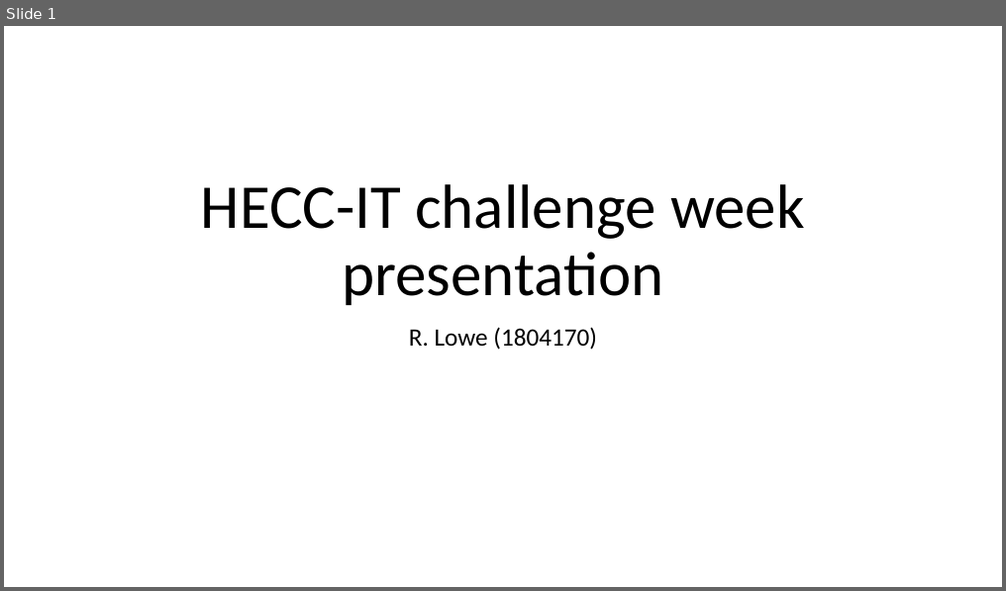
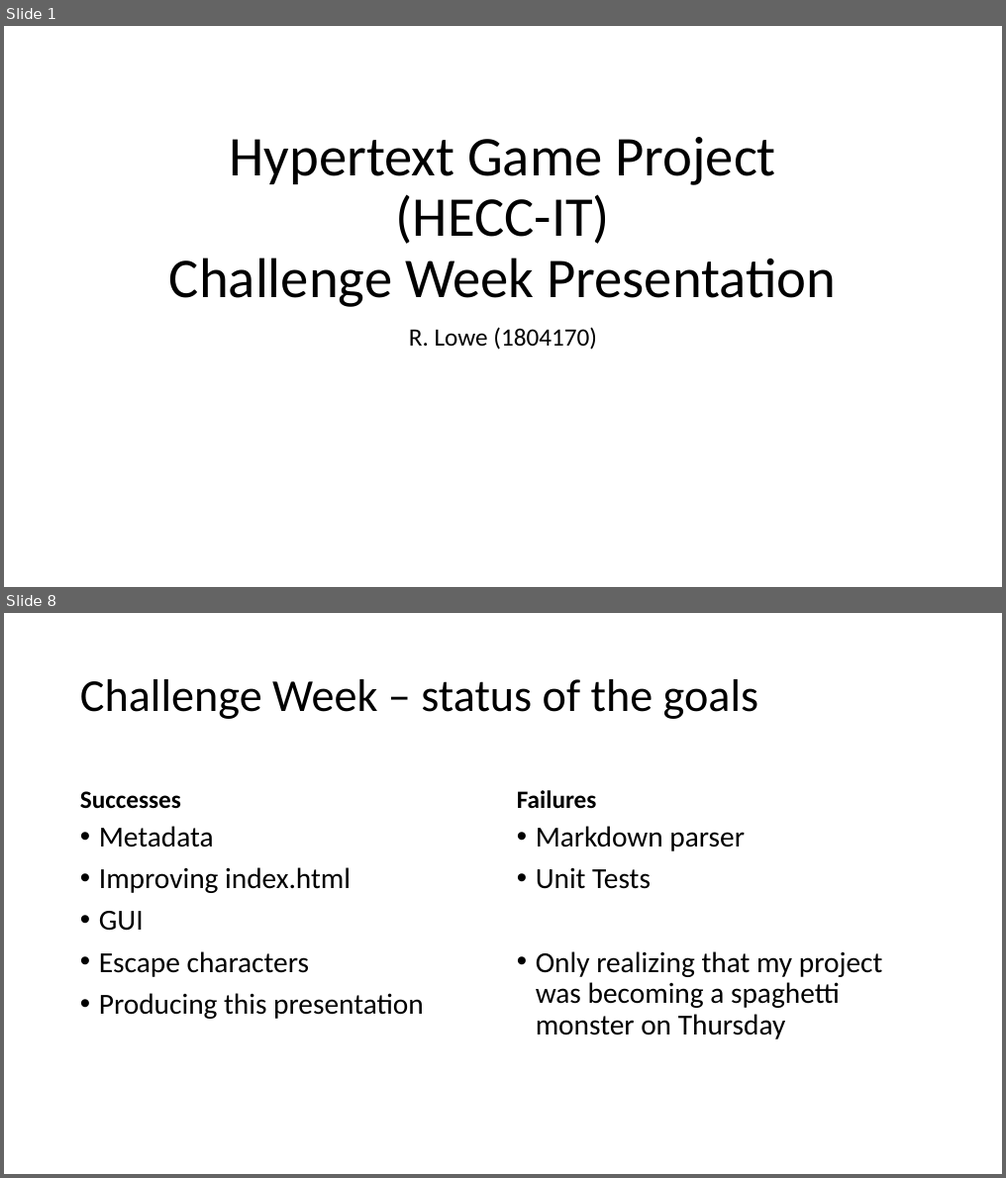
Before and after one commit to 11BelowStudio/HECC-IT, a slide deck: Reports n such/Challenge Week Presentation.pptx. Shown one above the other, each under a label of ours: slide 1 before the commit, slides 1 and 8 after it; the slides between them are not shown. The pictures are 1006x591 and 1006x1178 pixels, drawn with LibreOffice and Linux fonts; fonts in the diff are those of the drawing. Boxes give left, top, right and bottom in pixels: in the first picture for what was removed or moved away, otherwise in the second. Text is boxed around its words. In the diff, an @@ line names an element or a change of style, - is before the commit and + after.

Commit message:
welp, the presentation is done, realized that I probably completely screwed myself over so far whilst doing that as well. few minor changes to a few small things here and there, and also I've managed to produce a working .jar artifact version of HECC-UP, which is a good thing I guess.

```diff
--- a/Reports n such/Challenge Week Presentation.pptx
+++ b/Reports n such/Challenge Week Presentation.pptx
@@ slide 8 added at (4,613,1002,1174), background #FFFFFF @@
@@ title added at (80,679,759,719), 44 pt, text #000000 @@
+Challenge Week – status of the goals
@@ text added at (517,790,597,809), 24 pt, text #000000, bold @@
+Failures
@@ text added at (80,791,181,809), 24 pt, text #000000, bold @@
+Successes
@@ text added at (99,826,424,1019), 28 pt, text #000000 @@
+• Metadata
+• Improving index.html
+• GUI
+• Escape characters
+• Producing this presentation
@@ text added at (536,826,883,1040), 28 pt, text #000000 @@
+• Markdown parser
+• Unit Tests
+• Only realizing that my project was becoming a spaghetti monster on Thursday
@@ slide 1 changed as well @@
@@ title at (169,137,836,307): text changed; size 60 to 54 pt @@
-HECC-IT challenge week presentation
+Hypertext Game Project
+(HECC-IT)
+Challenge Week Presentation
```
Also in this commit, not shown: 1 other slide changed, 10 other slides added, 21 other files.
